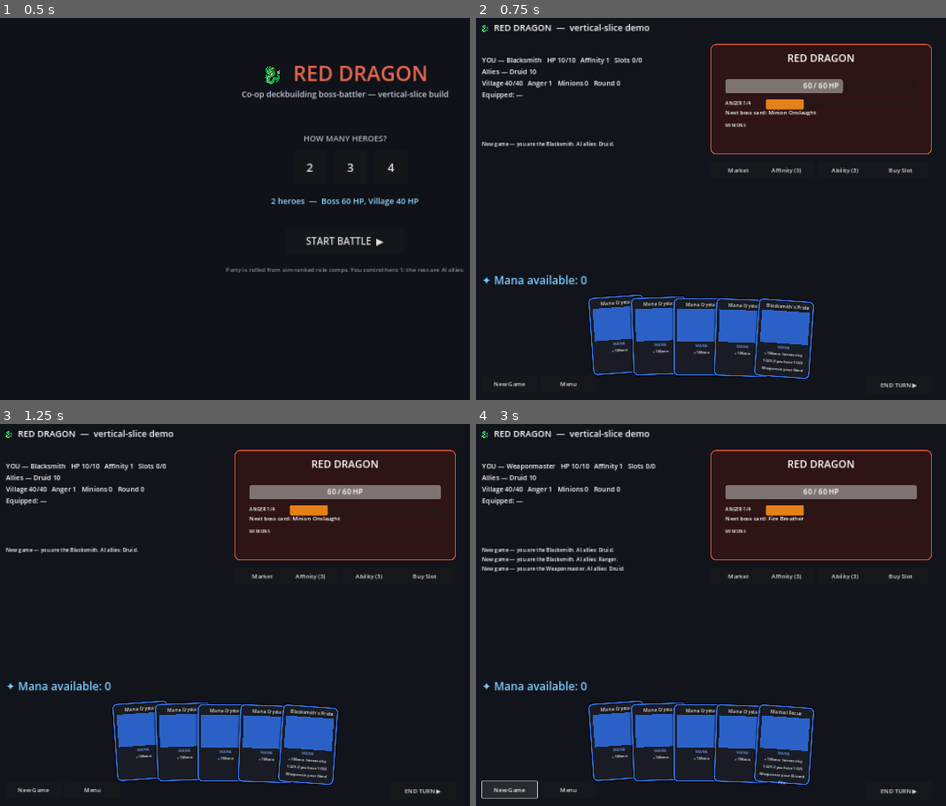
Above: before the commit, frames 1-4 (two rows, left to right).
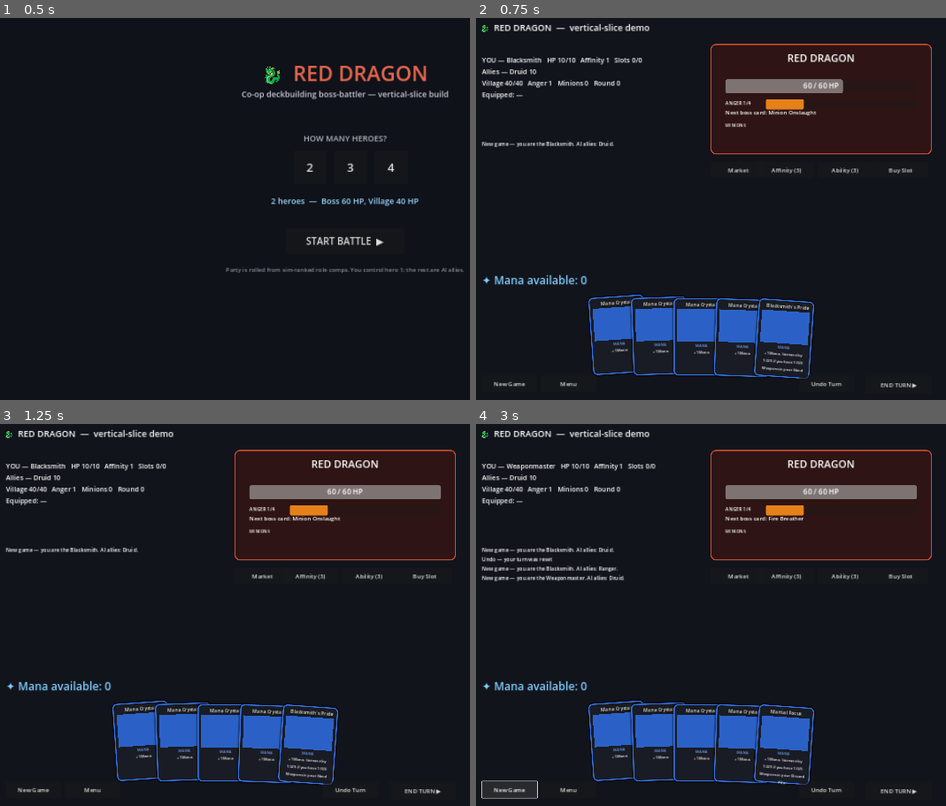
Above: after the commit, the same moments.

Repository: passwortknacker/BoardGame
Game: Godot game, scene res://game/Setup.tscn
Two runs of this game, one before a commit and one after it. Both use one fixed random seed, a clock stepped at 60 frames per second and the inputs below.
Inputs (mouse positions are in pixels of both pictures, inside the frame that each line leads up to):
- Up to frame 1 (0.5 s): no input
- Up to frame 2 (0.75 s): click "START BATTLE ▶" at 0.5 s
- Up to frame 3 (1.25 s): no input
- Up to frame 4 (3 s): click (828, 790) at 1.25 s, where only the run after the commit has a clickable "Undo Turn"; click "New Game" at 2 s; click "New Game" at 2.75 s

Frame 1 is identical in both runs. In frame 2, less than 0.1% of the frame differs, in the area x 68-78%, y 93-97%; in frame 3, less than 0.1%; in frame 4, 0.7%, in the area x 1-78%, y 34-97%.

Commit message:
v0.6.6: Undo Turn (snapshot/restore-backed do-over)
Snapshots state at the start of your turn; Undo restores it (re-binds player refs after
restore). Reuses the verified save/restore engine path — the plan's undo, for free.

Co-Authored-By: Claude Opus 4.8 <noreply@anthropic.com>

Diff:
--- a/godot/game/Demo.gd
+++ b/godot/game/Demo.gd
@@ -28,6 +28,8 @@
 
 const HAND_Y := 770.0
 const SPACING := 116.0
+
+var _turn_snap: Dictionary = {}   # state at the start of your turn (for Undo)
 
 func _ready() -> void:
 	if not CardDB.ensure_loaded():
@@ -102,6 +104,7 @@
 	_button("Ability (3)", Vector2(950, 400), _use_ability)
 	_button("Buy Slot", Vector2(1100, 400), _buy_slot)
 	_button("END TURN ▶", Vector2(1080, 980), _end_turn, Vector2(180, 50))
+	_button("Undo Turn", Vector2(900, 980), _undo)
 	_button("New Game", Vector2(40, 980), _new_game)
 	_button("Menu", Vector2(200, 980), func(): get_tree().change_scene_to_file("res://game/Setup.tscn"))
 
@@ -177,6 +180,7 @@
 			if game.dmg_accum > 0:
 				_log("%s fires (%d dmg)" % [eq.card_name, game.dmg_accum])
 	me.draw_to_full(game.HAND_SIZE)
+	_turn_snap = game.snapshot()   # checkpoint for Undo (state right after drawing)
 	_relayout_hand()
 	_refresh()
 
@@ -273,6 +277,17 @@
 	_refresh()
 	_ended()
 
+func _undo() -> void:
+	# Restore the snapshot taken at the start of your turn (reuses the save/restore engine path).
+	if _turn_snap.is_empty() or game.result != "": return
+	game.restore(_turn_snap)
+	me = game.players[0]            # restore() rebuilds player objects — re-bind references
+	allies = game.players.slice(1)
+	market_panel.visible = false
+	_log("Undo — your turn was reset")
+	_relayout_hand()
+	_refresh()
+
 func _fly_and_relayout(card: CardView) -> void:
 	Juice.fly_to(card, Vector2(card.position.x, card.position.y - 230), 0.26,
 		func(): card.queue_free(); _relayout_hand())
